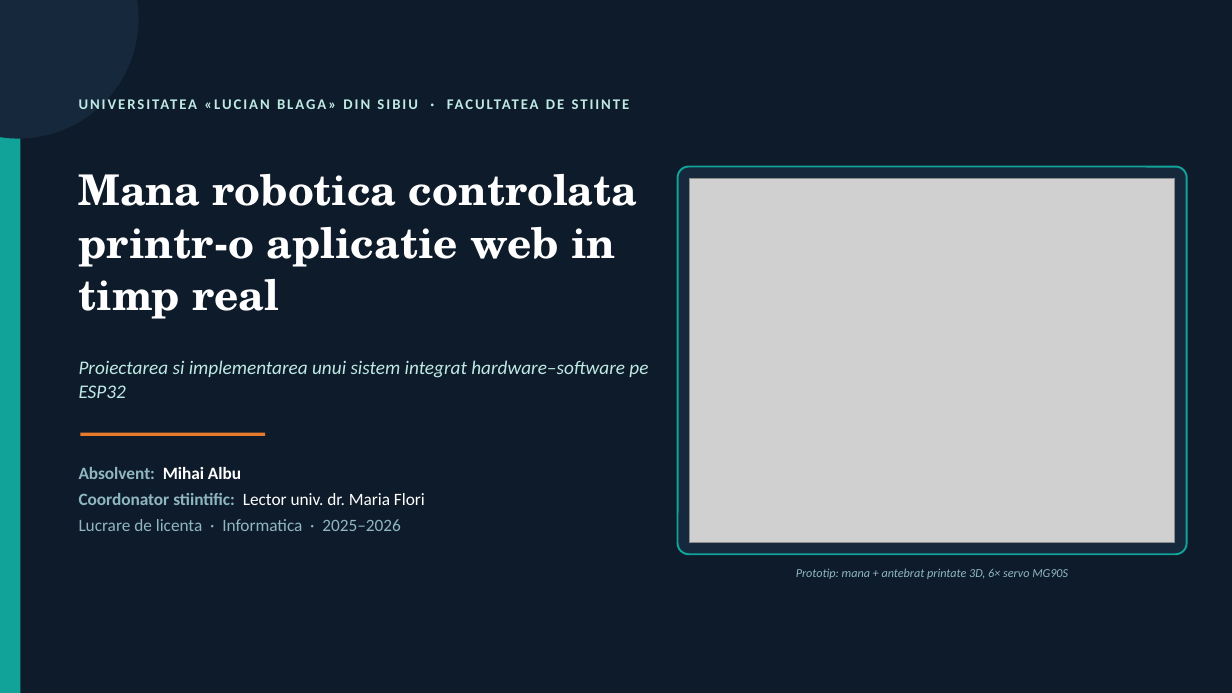
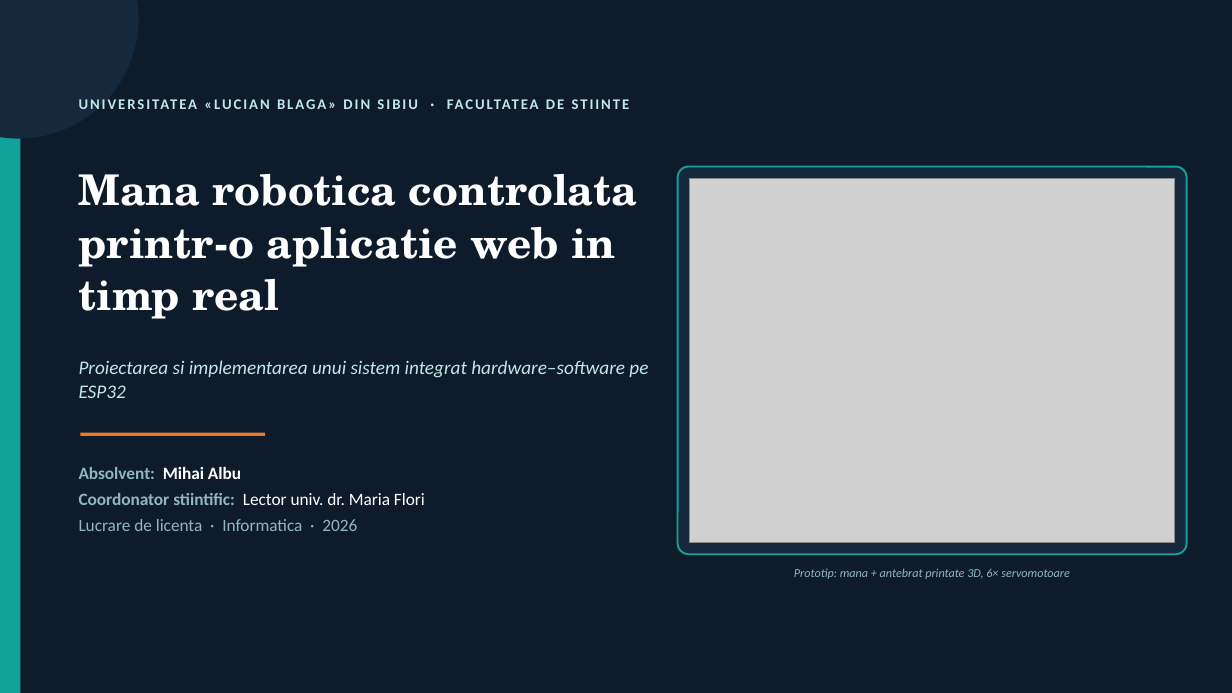
Before and after one commit to miscu123/Web-Controlled-Robotic-IoT-Hand, a slide deck: slide 1 of Prezentare_Mana_Robotica.pptx. Drawn at 1232x693 pixels with LibreOffice and Linux fonts; fonts in the diff are those of the drawing; grey boxes stand for pictures. Boxes give left, top, right and bottom in pixels: in the first picture for what was removed or moved away, otherwise in the second. Text is boxed around its words. In the diff, an @@ line names an element or a change of style, - is before the commit and + after.

```diff
--- a/Prezentare_Mana_Robotica.pptx
+++ b/Prezentare_Mana_Robotica.pptx
@@ text at (79, 519, 357, 531): text changed @@
-Lucrare de licenta · Informatica · 2025–2026
+Lucrare de licenta · Informatica · 2026
@@ text at (794, 568, 1070, 579): text changed @@
-Prototip: mana + antebrat printate 3D, 6× servo MG90S
+Prototip: mana + antebrat printate 3D, 6× servomotoare
```
Also in this commit, not shown: 2 other slides changed.
